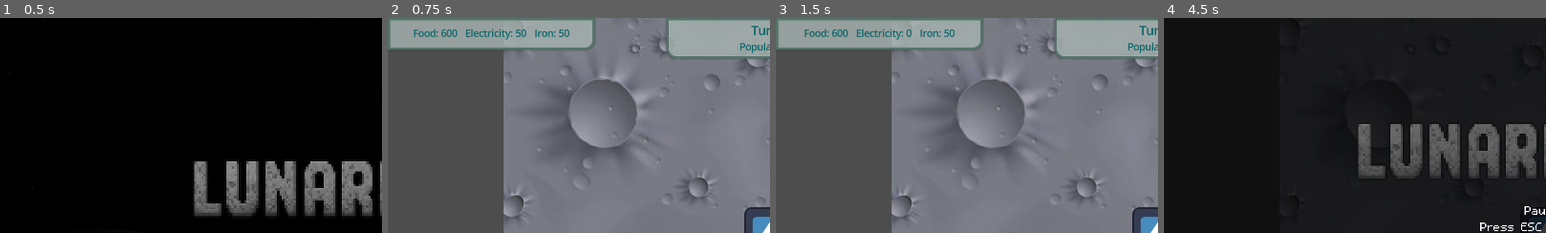
Above: before the commit, frames 1-4 (left to right).
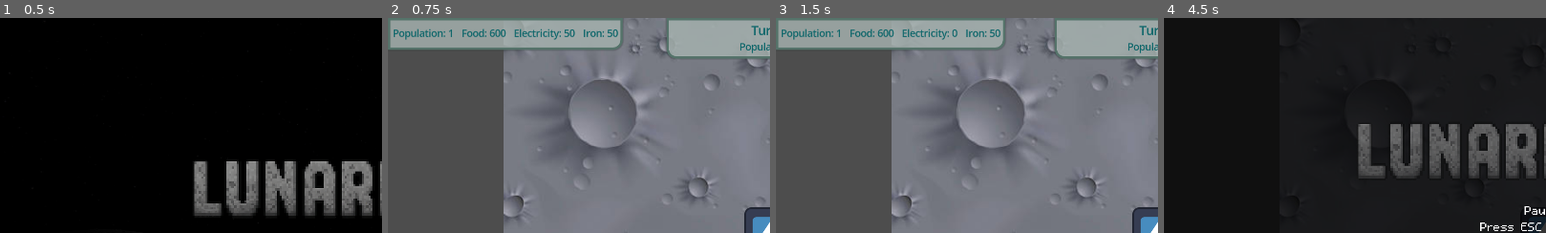
Above: after the commit, the same moments.

Repository: LunariumGame/Lunarium
Game: Godot game, scene res://scenes/world.tscn
The game is run twice, just before and just after one commit, with the same random seed, the same clock (stepped at 60 frames per second) and the same inputs. The engine's default icon, where the game draws it, is replaced by a stand-in: a white triangle on a blue panel in a dark square.
Inputs (mouse positions are % of the whole screen's width and height, from its top left):
- Up to frame 1 (0.5 s): no input
- Up to frame 2 (0.75 s): click "Start" at 0.5 s
- Up to frame 3 (1.5 s): click "Next Turn" at 1.25 s
- Up to frame 4 (4.5 s): click (2, 77) at 2 s; click (6, 77) at 2.75 s; click (9, 77) at 3.5 s; click (98, 4) at 4.25 s
The pictures show only the part of the screen within x 0-50%, y 0-50%; the shares and areas given below are measured in that part.

Frame 1 is identical in both runs. In frame 2, 2.1% of the frame differs, in the area x 1-62%, y 0-16%; in frame 3, 2.0%; in frame 4, nothing differs.

Commit message:
Population counter

Diff:
--- a/scenes/ui_components/hud.tscn
+++ b/scenes/ui_components/hud.tscn
@@ -3,13 +3,12 @@
 [ext_resource type="Script" uid="uid://cp4f0pub28xa" path="res://scripts/ui_components/hud.gd" id="1_cjm6u"]
 [ext_resource type="Script" uid="uid://bxf2bs8khmutf" path="res://scripts/turn_counter.gd" id="1_xgrr2"]
 [ext_resource type="PackedScene" uid="uid://ce48wrjunv4rk" path="res://scenes/ui_components/resource_display.tscn" id="2_cjm6u"]
-[ext_resource type="Script" path="res://scripts/ui_components/next_turn.gd" id="2_ntdy2"]
+[ext_resource type="Script" uid="uid://c5toevd7s65xr" path="res://scripts/ui_components/next_turn.gd" id="2_ntdy2"]
 [ext_resource type="Texture2D" uid="uid://d1yyx8mxhypco" path="res://assets/sprites/icon_cog.png" id="3_otepx"]
 [ext_resource type="Texture2D" uid="uid://dbxx8xh1go5g8" path="res://assets/sprites/wrench.png" id="4_2itkv"]
 [ext_resource type="Script" uid="uid://bk2c6el5gj6vm" path="res://scripts/ui_components/resource_display.gd" id="4_a6ec8"]
 [ext_resource type="Texture2D" uid="uid://mjkrxk6sjcvc" path="res://assets/sprites/building.png" id="5_fok22"]
 [ext_resource type="Texture2D" uid="uid://fqnxvku6ehk1" path="res://assets/sprites/icon_robot.png" id="6_5qewb"]
-[ext_resource type="LabelSettings" uid="uid://dte7ki6on48e4" path="res://resources/ui/label_settings_regular.tres" id="7_a6ec8"]
 [ext_resource type="Script" uid="uid://4lk24jcuaq6g" path="res://scripts/ui_components/building/active_button_tracker.gd" id="9_do4pv"]
 [ext_resource type="Script" uid="uid://b2eoxpgf2ve3o" path="res://scripts/ui_components/building/building_button.gd" id="9_jswg8"]
 
@@ -28,15 +27,15 @@
 shadow_color = Color(0, 0, 0, 0.2)
 shadow_size = 4
 
+[sub_resource type="LabelSettings" id="LabelSettings_o8fc1"]
+font_size = 24
+font_color = Color(0.05882353, 0.40392157, 0.41960785, 1)
+
 [sub_resource type="LabelSettings" id="LabelSettings_q5onr"]
 font_size = 24
 font_color = Color(0.05882353, 0.40392157, 0.41960785, 1)
 
 [sub_resource type="LabelSettings" id="LabelSettings_jhx03"]
-font_size = 24
-font_color = Color(0.05882353, 0.40392157, 0.41960785, 1)
-
-[sub_resource type="LabelSettings" id="LabelSettings_o8fc1"]
 font_size = 24
 font_color = Color(0.05882353, 0.40392157, 0.41960785, 1)
 
@@ -179,7 +178,13 @@
 [node name="GridContainer" type="GridContainer" parent="HUD/TopLeft/Box/CenterContainer"]
 layout_mode = 2
 theme_override_constants/h_separation = 20
-columns = 3
+columns = 4
+
+[node name="Population" parent="HUD/TopLeft/Box/CenterContainer/GridContainer" instance=ExtResource("2_cjm6u")]
+layout_mode = 2
+text = "Population: XXX"
+label_settings = SubResource("LabelSettings_o8fc1")
+resource = 3
 
 [node name="Food" parent="HUD/TopLeft/Box/CenterContainer/GridContainer" instance=ExtResource("2_cjm6u")]
 layout_mode = 2
